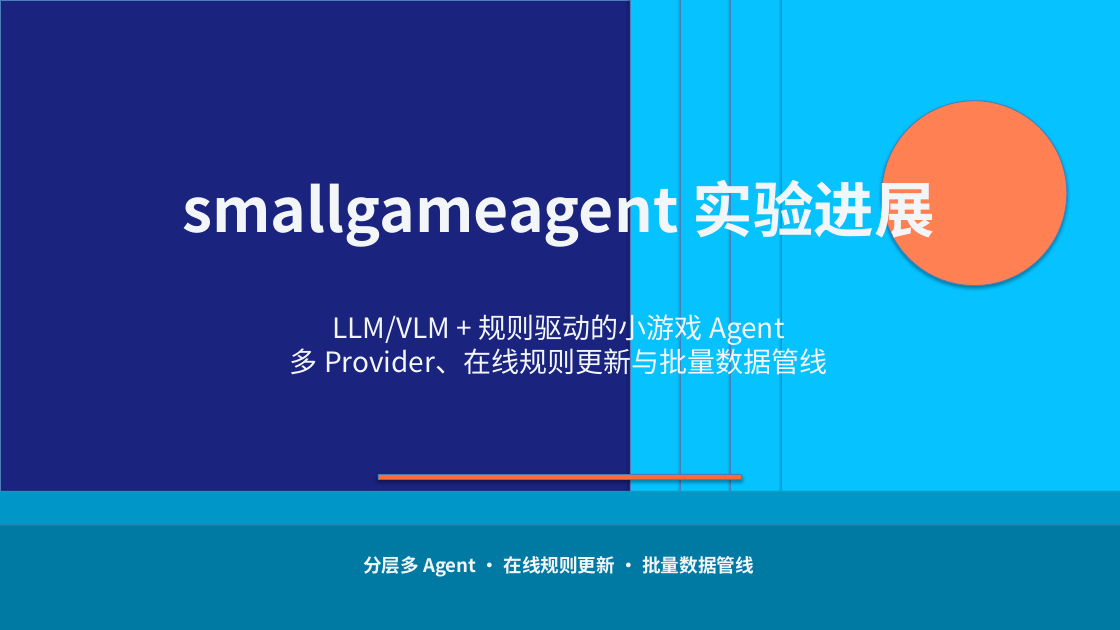
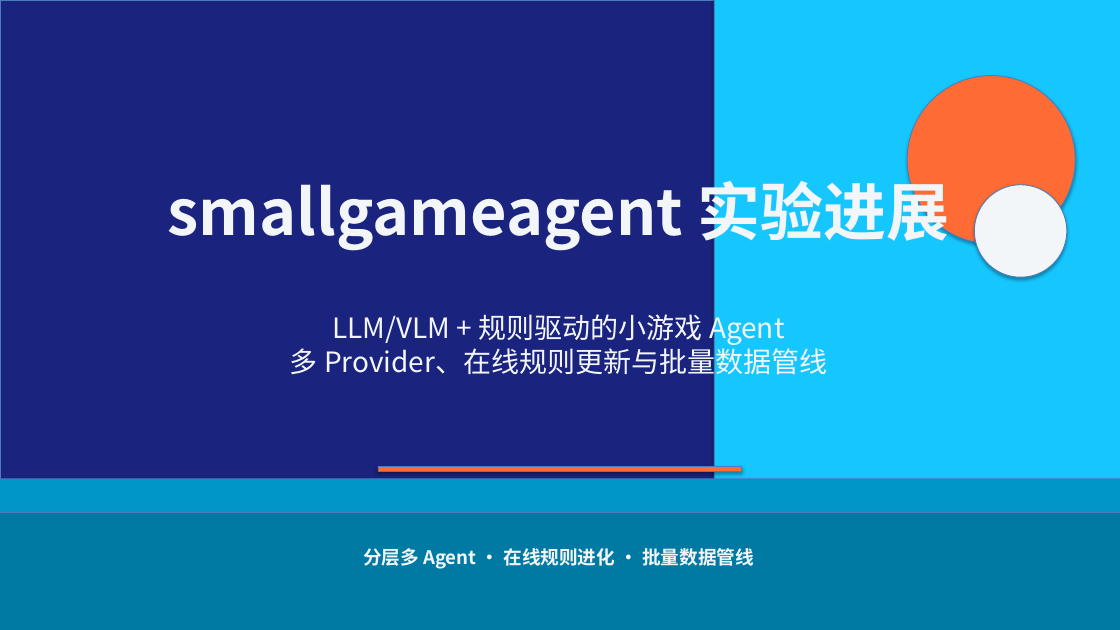
Before and after one commit to tzhazuma/smallgameagent, a slide deck: slide 1 of reports/smallgameagent_report.pptx. Drawn at 1120x630 pixels with LibreOffice and Linux fonts; fonts in the diff are those of the drawing. Boxes give left, top, right and bottom in pixels: in the first picture for what was removed or moved away, otherwise in the second. Text is boxed around its words. In the diff, an @@ line names an element or a change of style, - is before the commit and + after.

Commit message:
feat: multi-provider rule-update threshold sweep, PPT beautification, opencodego smoke fix
- Fix opencodego provider: text+vision now available (deepseek-v4-flash / mimo-v2.5)
- Add §34: multi-provider rule-update threshold sweep on SSD_00461P01
  - rule baseline 0.143; qwen 0.090 (slow, hurt perf); kimi 0.116 (quota fallback)
  - xiaomi 0.012 (unparseable L2); opencodego crashed (Playwright EPIPE)
- Beautify PPT: gradient title, metric cards, humanized intro slide, card shadows
- Regenerate PDF/PPTX with updated content
- Update cloud_provider_smoke_results.json with working opencodego

```diff
--- a/reports/smallgameagent_report.pptx
+++ b/reports/smallgameagent_report.pptx
@@ rectangle removed at bbox=[630, 0, 1120, 630] @@
@@ rectangle: place and size @@
-rectangle at bbox=[681, 0, 1120, 630]
+rectangle at bbox=[714, 0, 1120, 630]
@@ rectangle at bbox=[714, 0, 1120, 630]: fill #06C2FF to #16C6FF @@
@@ rectangle removed at bbox=[731, 0, 1120, 630] @@
@@ rectangle removed at bbox=[781, 0, 1120, 630] @@
@@ ellipse: place and size @@
-ellipse at bbox=[882, 101, 1067, 286]
+ellipse at bbox=[907, 76, 1075, 244]
@@ ellipse at bbox=[907, 76, 1075, 244]: fill #FF8153 to #FF6B35 @@
@@ text "smallgameagent 实验进展" at bbox=[167, 171, 950, 250]: size 52 to 54 pt @@
@@ ellipse added at bbox=[975, 185, 1067, 277], fill #F3F6F9, outline #4B7EBC 0.75 pt @@
@@ rounded rectangle: place and size @@
-rounded rectangle at bbox=[0, 492, 1120, 630]
+rounded rectangle at bbox=[0, 479, 1120, 630]
@@ rectangle: place and size @@
-rectangle at bbox=[378, 475, 742, 480]
+rectangle at bbox=[378, 466, 742, 471]
@@ rounded rectangle: place and size @@
-rounded rectangle at bbox=[0, 525, 1120, 630]
+rounded rectangle at bbox=[0, 513, 1120, 630]
@@ text at bbox=[363, 548, 754, 569]: text changed @@
-分层多 Agent · 在线规则更新 · 批量数据管线
+分层多 Agent · 在线规则进化 · 批量数据管线
```
Also in this commit, not shown: 32 other slides changed, 2 slides added, 13 other files.
